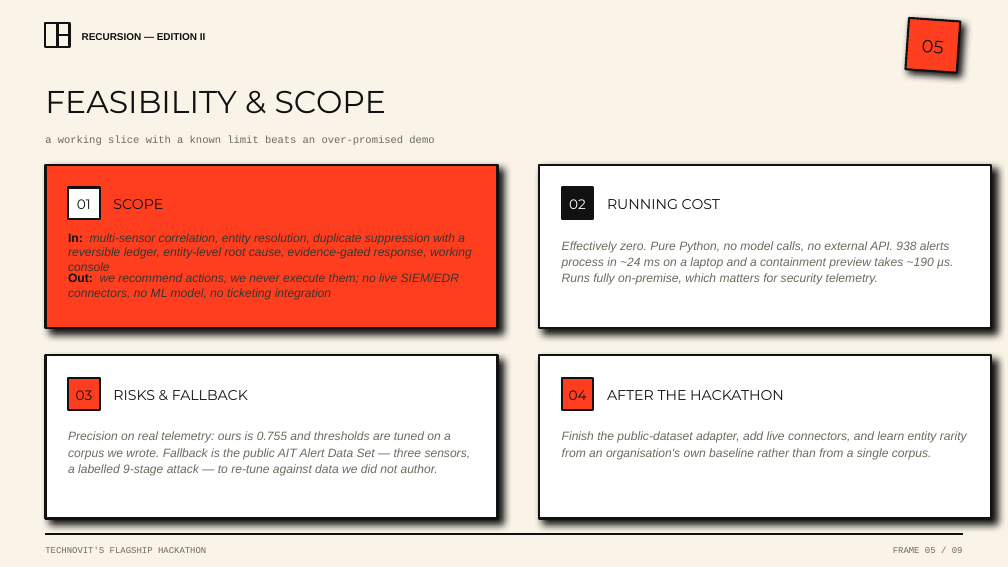
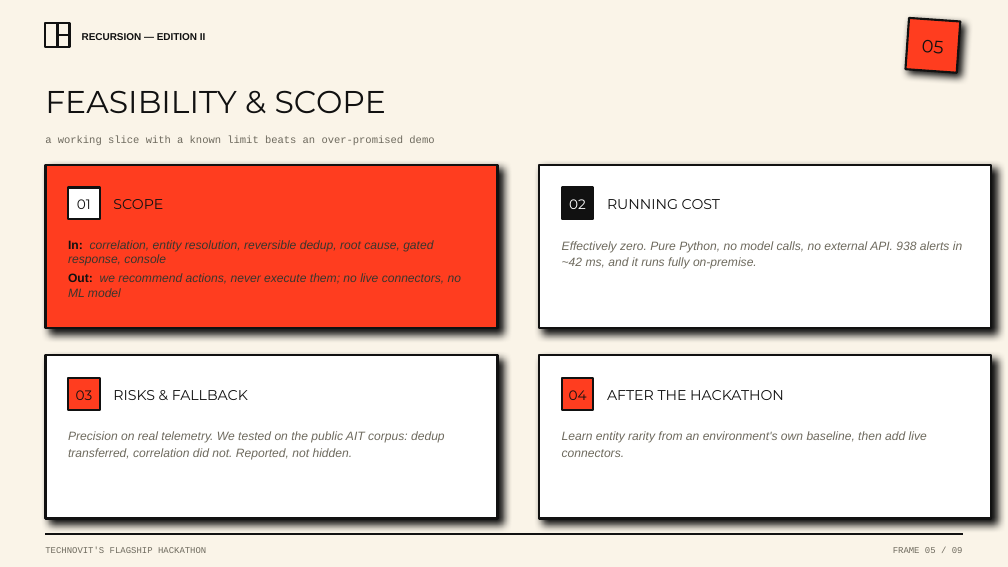
Before and after one commit to ShaanGS/Causeway, a slide deck: slide 5 of Causeway_RECURSION_II_Marlloz.pptx. Drawn at 1008x567 pixels with LibreOffice and Linux fonts; fonts in the diff are those of the drawing. Boxes give left, top, right and bottom in pixels: in the first picture for what was removed or moved away, otherwise in the second. Text is boxed around its words. In the diff, an @@ line names an element or a change of style, - is before the commit and + after.

```diff
--- a/Causeway_RECURSION_II_Marlloz.pptx
+++ b/Causeway_RECURSION_II_Marlloz.pptx
@@ text at box(68, 240, 433, 266): text changed @@
-In: multi-sensor correlation, entity resolution, duplicate suppression with a reversible ledger, entity-level root cause, evidence-gated response, working console
+In: correlation, entity resolution, reversible dedup, root cause, gated response, console
@@ text at box(562, 241, 962, 269): text changed @@
-Effectively zero. Pure Python, no model calls, no external API. 938 alerts process in ~24 ms on a laptop and a containment preview takes ~190 µs. Runs fully on-premise, which matters for security telemetry.
+Effectively zero. Pure Python, no model calls, no external API. 938 alerts in ~42 ms, and it runs fully on-premise.
@@ text at box(68, 273, 461, 297): text changed @@
-Out: we recommend actions, we never execute them; no live SIEM/EDR connectors, no ML model, no ticketing integration
+Out: we recommend actions, never execute them; no live connectors, no ML model
@@ text at box(68, 431, 445, 459): text changed @@
-Precision on real telemetry: ours is 0.755 and thresholds are tuned on a corpus we wrote. Fallback is the public AIT Alert Data Set — three sensors, a labelled 9-stage attack — to re-tune against data we did not author.
+Precision on real telemetry. We tested on the public AIT corpus: dedup transferred, correlation did not. Reported, not hidden.
@@ text at box(562, 431, 927, 457): text changed @@
-Finish the public-dataset adapter, add live connectors, and learn entity rarity from an organisation's own baseline rather than from a single corpus.
+Learn entity rarity from an environment's own baseline, then add live connectors.
```
Also in this commit, not shown: 8 other slides changed, 1 other file.
